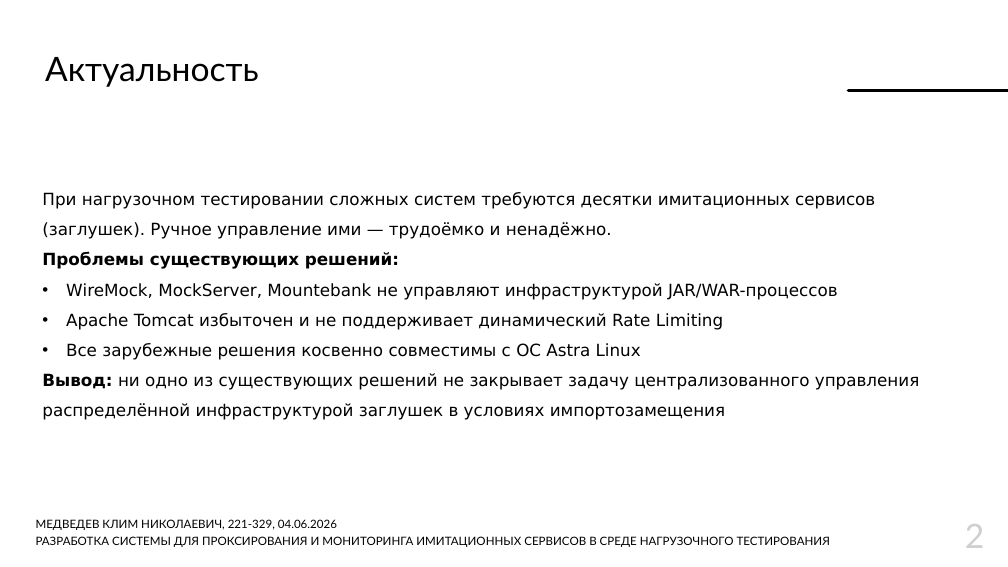
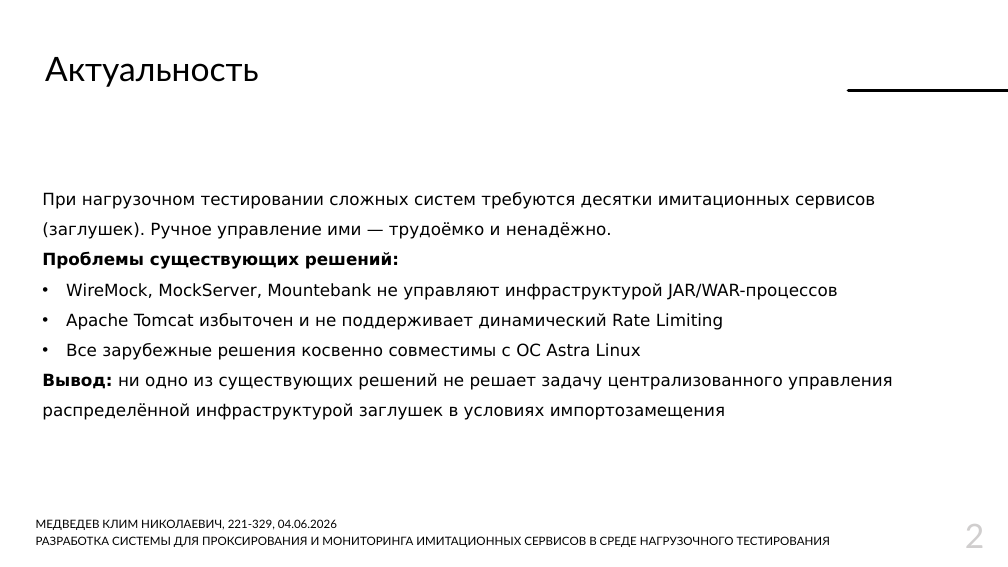
Before and after one commit to Lamardo43/educ-thesis, a slide deck: slide 2 of Thesis/docs/Презентация.pptx. Drawn at 1008x567 pixels with LibreOffice and Linux fonts; fonts in the diff are those of the drawing; background and template pictures are left out. Boxes give left, top, right and bottom in pixels: in the first picture for what was removed or moved away, otherwise in the second. Text is boxed around its words. In the diff, an @@ line names an element or a change of style, - is before the commit and + after.

```diff
--- a/Thesis/docs/Презентация.pptx
+++ b/Thesis/docs/Презентация.pptx
@@ text at [42, 373, 893, 420]: text changed @@
-Вывод: ни одно из существующих решений не закрывает задачу централизованного управления распределённой инфраструктурой заглушек в условиях импортозамещения
+Вывод: ни одно из существующих решений не решает задачу централизованного управления распределённой инфраструктурой заглушек в условиях импортозамещения
```
Also in this commit, not shown: 10 other slides changed, 12 other files.
